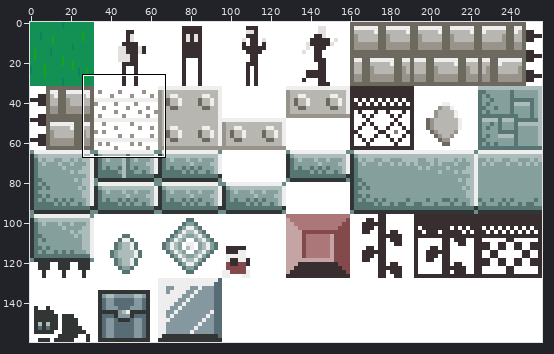
A sprite sheet gets an edit: Last Prototype/Last Prototype/environment.png. Above: a wide view before the commit, with the close-up outlined.
Close-up. As it was:
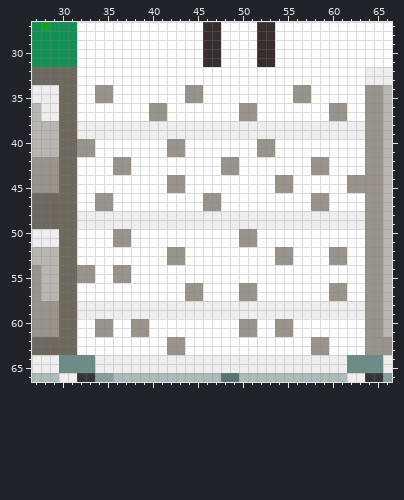
The file is 256x160 pixels. Colours within 5 levels of each other are drawn and written as one. Shown: x 27..66, y 27..66.
New version:
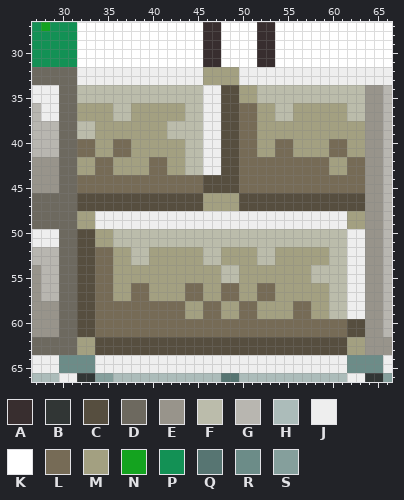
Palette (. is transparent): A #382e2f  B #313635  C #564e3f  D #6d695f  E #98948b  F #bbbcab  G #b8b6b0  H #acbcba  J #eeeeee  K #ffffff  L #766b56  M #a3a081  N #14a31f  P #139155  Q #577572  R #6c8c88  S #859f9c
Edits made:
Changed rows in their new state; - is an unchanged pixel.
first column x 32:
32 JJJJJJJJJJJJJJMMMMJJJJJJJJJJJJJJ
33 JJJJJJJJJJJJJJMMMMJJJJJJJJJJJJJJ
34 FFFFFFFFFFFFFFJJCCMMFFFFFFFFFFFF
35 FFFFFFFFFFFFFFJJCCMMFFFFFFFFFFFF
36 MMMMFFMMMMMMFFJJCCLLMMFFMMMMMMFF
37 MMMMFFMMMMMMFFJJCCLLMMFFMMMMMMFF
38 FFMMMMMMMMFFFF--CCLLMMMMMMMMMMMM
39 FFMMMMMMMMFFFF--CCLLMMMMMMMMMMMM
40 LLMMLLMMMMMMFFJJCCLLMMLLMMMMLLMM
41 LLMMLLMMMMMMFFJJCCLLMMLLMMMMLLMM
42 MMLLMMMMLLMMFFJJCCLLLLLLLLLLMMLL
43 MMLLMMMMLLMMFFJJCCLLLLLLLLLLMMLL
44 LLLLLLLLLLLLLLCCCCLLLLLLLLLLLLLL
45 LLLLLLLLLLLLLLCCCCLLLLLLLLLLLLLL
46 CCCCCCCCCCCCCCMMMMCCCCCCCCCCCCCC
47 CCCCCCCCCCCCCCMMMMCCCCCCCCCCCCCC
48 MM----------------------------MM
49 MM----------------------------MM
50 CCMMFFFFFFFFFFFFFFFFFFFFFFFFFFJJ
51 CCMMFFFFFFFFFFFFFFFFFFFFFFFFFFJJ
52 CCLLMMFFMMMMMMFFMMMMFFMMMMMMFFJJ
53 CCLLMMFFMMMMMMFFMMMMFFMMMMMMFFJJ
54 CCLLMMMMMMMMMMMMFFMMMMMMMMFFFFJJ
55 CCLLMMMMMMMMMMMMFFMMMMMMMMFFFFJJ
56 CCLLMMLLMMMMLLMMLLMMLLMMMMMMFFJJ
57 CCLLMMLLMMMMLLMMLLMMLLMMMMMMFFJJ
58 CCLLLLLLLLLLMMLLMMLLMMMMLLMMFF--
59 CCLLLLLLLLLLMMLLMMLLMMMMLLMMFF--
60 CCLLLLLLLLLLLLLLLLLLLLLLLLLLLLCC
61 CCLLLLLLLLLLLLLLLLLLLLLLLLLLLLCC
62 MMCCCCCCCCCCCCCCCCCCCCCCCCCCCCMM
63 MMCCCCCCCCCCCCCCCCCCCCCCCCCCCCMM
Boxes around the changes in both close-ups, in picture pixels (x1, y1, x2, y2):
changed: (77, 67, 365, 355)
